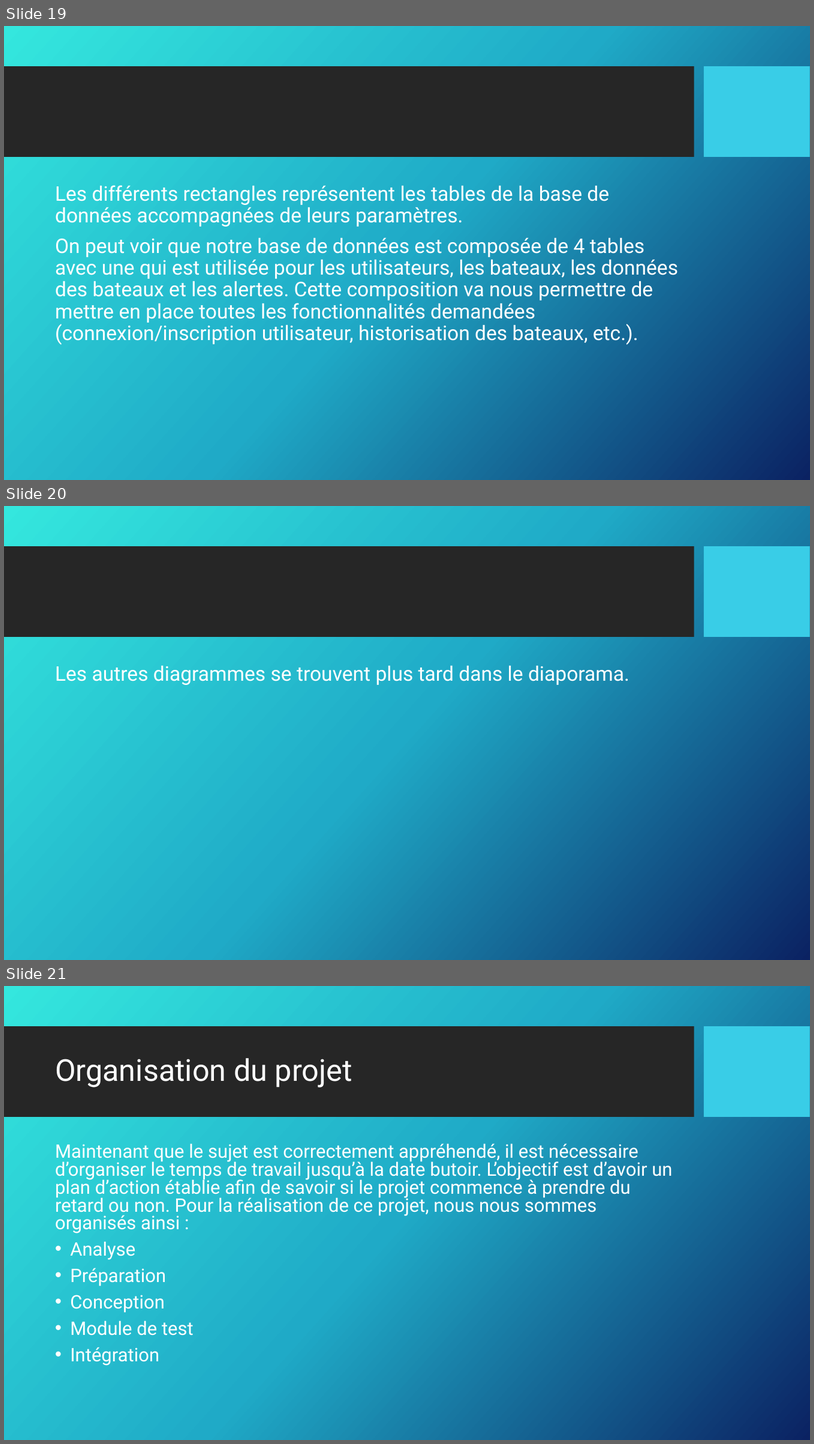
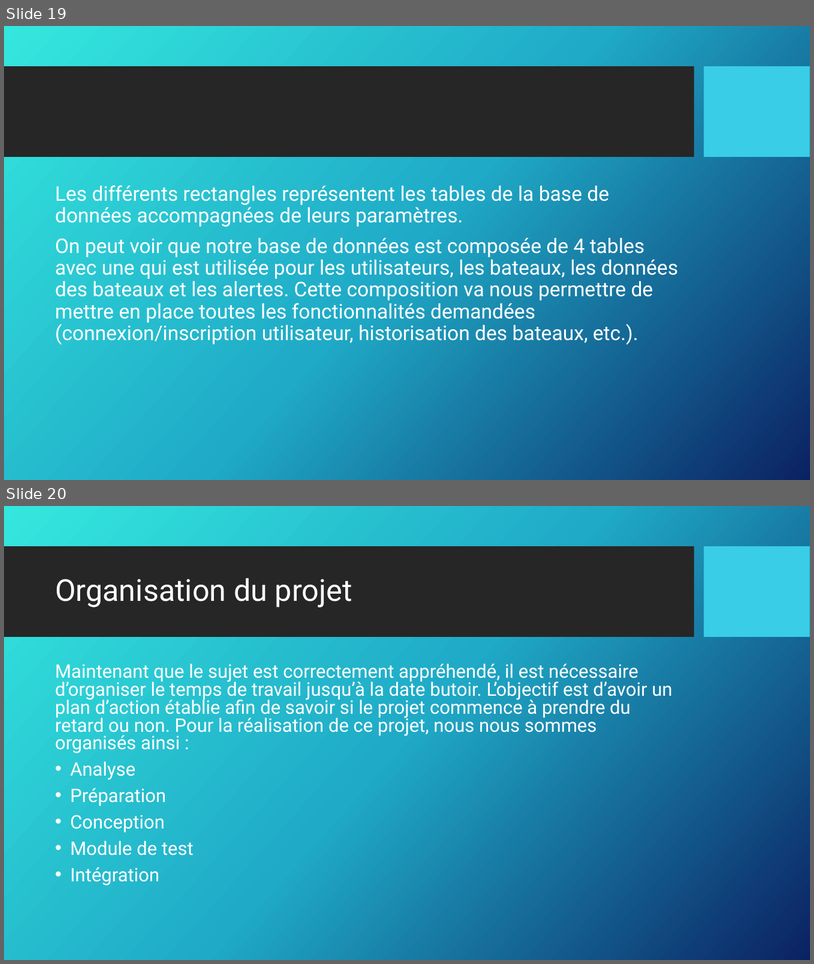
Before and after one commit to vincentsn2/Projet_BTS_Tracking_GPS, a slide deck: Dossier/Arthur/revueArthurBRICE1.pptx. Shown one above the other, each under a label of ours: slides 19, 20 and 21 before the commit, slides 19 and 20 after it. The pictures are 814x1444 and 814x964 pixels, drawn with LibreOffice and Linux fonts; fonts in the diff are those of the drawing; background and template pictures are left out. Boxes give left, top, right and bottom in pixels: in the first picture for what was removed or moved away, otherwise in the second. Text is boxed around its words. In the diff, an @@ line names an element or a change of style, - is before the commit and + after.

```diff
--- a/Dossier/Arthur/revueArthurBRICE1.pptx
+++ b/Dossier/Arthur/revueArthurBRICE1.pptx
@@ slide 20 removed at [4,506,810,960], background picture (left out); not listed: 2 template elements that a slide beside it also shows @@
@@ text removed at [55,665,630,685] @@
-Les autres diagrammes se trouvent plus tard dans le diaporama.
@@ what was slide 21 is now slide 20 @@
```
Also in this commit, not shown: 9 slides changed, 2 slides added, 2 other slides removed.
